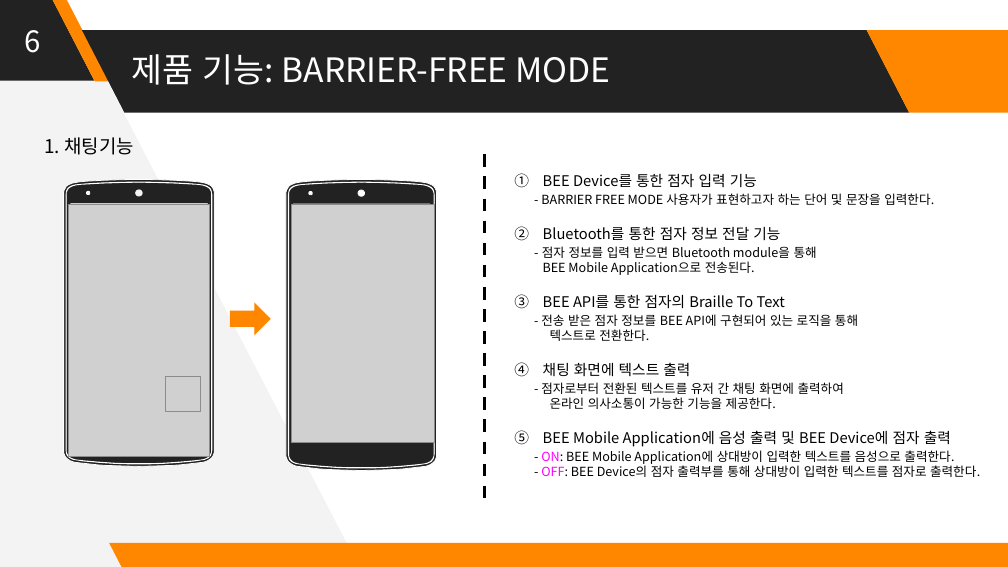
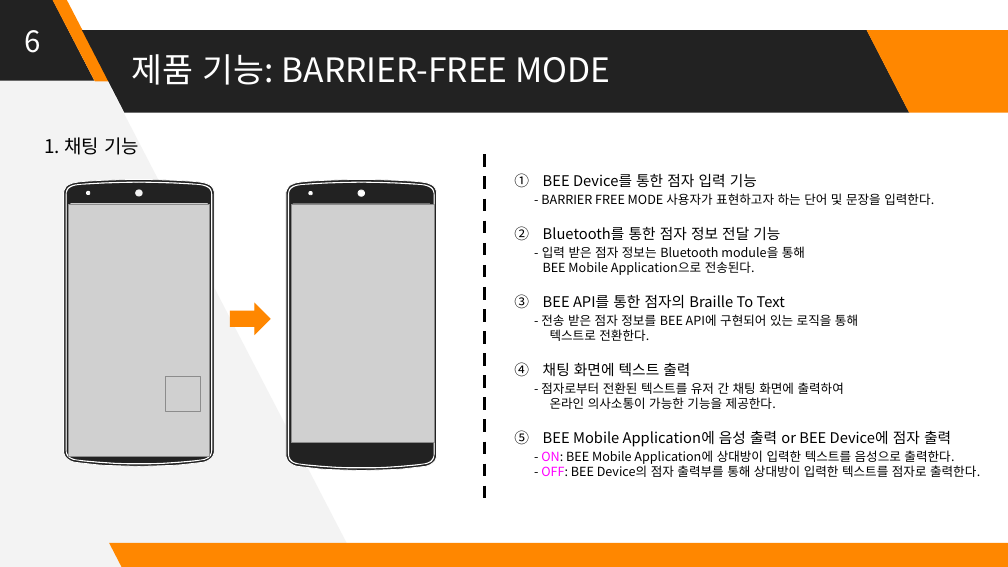
Before and after one commit to Huffon/2019_Capstone_bee, a slide deck: slide 6 of docs/8_Final Presentation Panel.pptx. Drawn at 1008x567 pixels with LibreOffice and Linux fonts; fonts in the diff are those of the drawing; grey boxes stand for pictures. Boxes give left, top, right and bottom in pixels: in the first picture for what was removed or moved away, otherwise in the second. Text is boxed around its words. In the diff, an @@ line names an element or a change of style, - is before the commit and + after.

```diff
--- a/docs/8_Final Presentation Panel.pptx
+++ b/docs/8_Final Presentation Panel.pptx
@@ text at <box>44,137,139,155</box>: spaces changed @@
-1. 채팅기능
+1. 채팅 기능
@@ text at <box>542,246,805,258</box>: text changed @@
-- 점자 정보를 입력 받으면 Bluetooth module을 통해
+- 입력 받은 점자 정보는 Bluetooth module을 통해
@@ text at <box>543,430,951,447</box>: text changed @@
-5. BEE Mobile Application에 음성 출력 및 BEE Device에 점자 출력
+5. BEE Mobile Application에 음성 출력 or BEE Device에 점자 출력
```
Also in this commit, not shown: 5 other slides changed, 1 other file.
